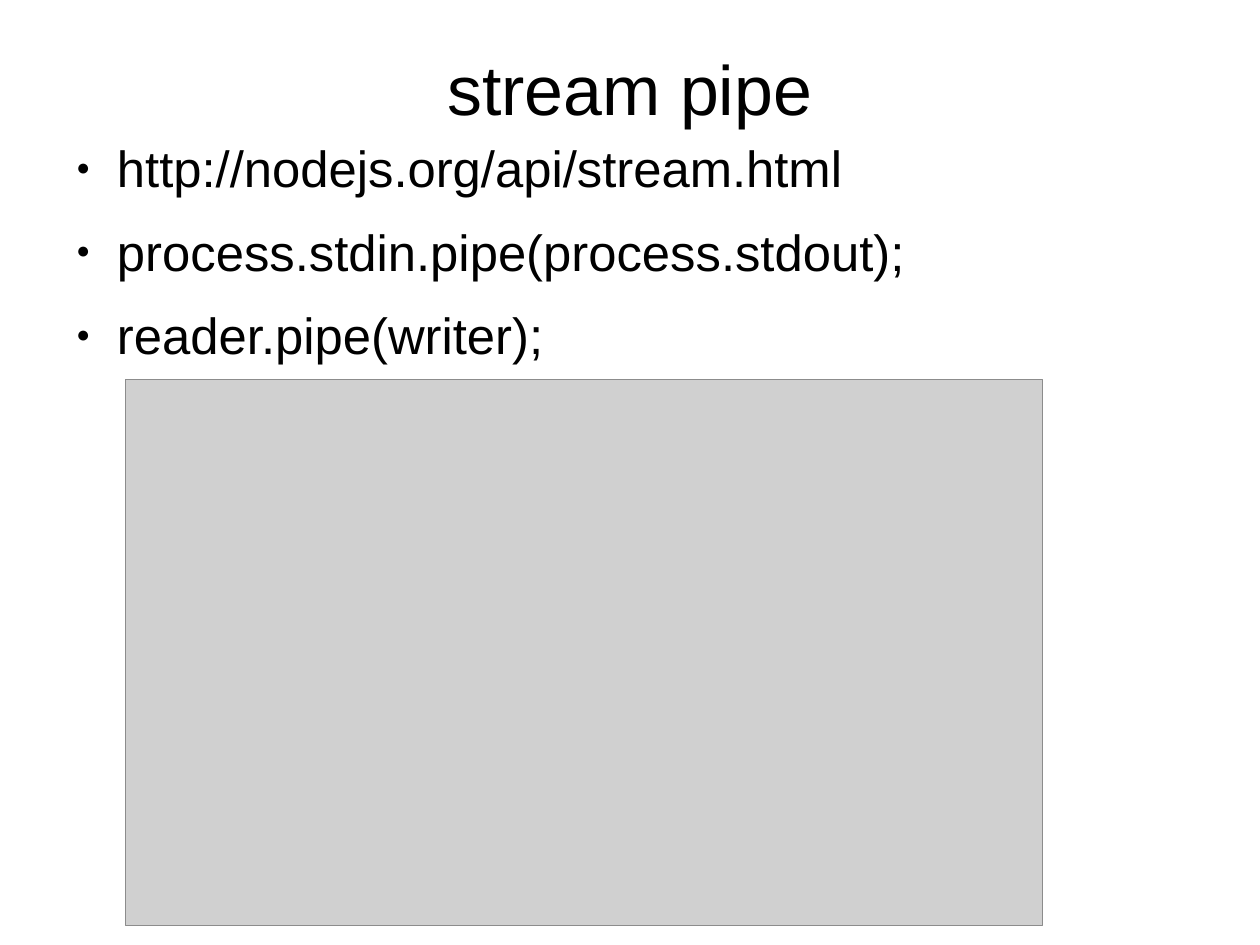
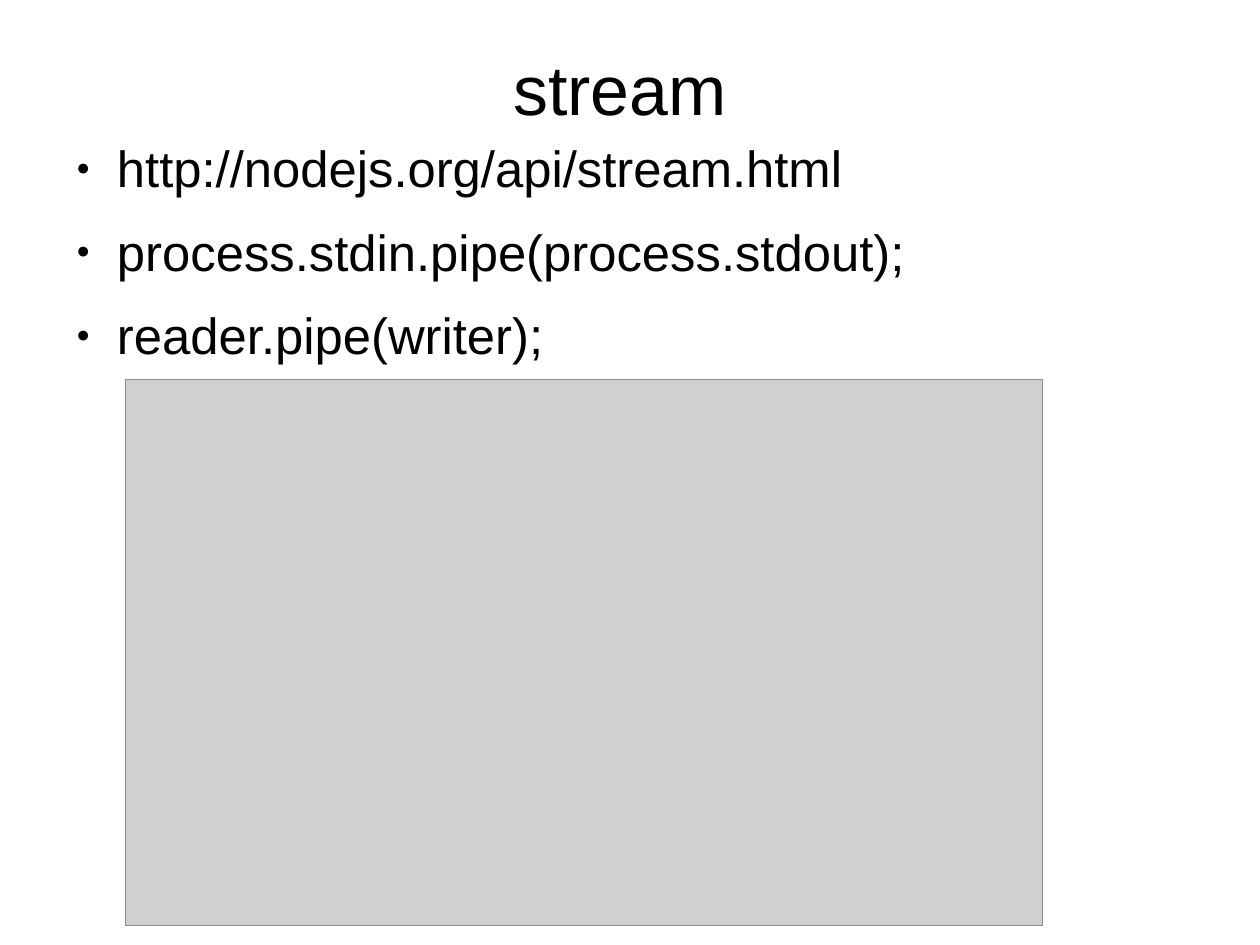
Before and after one commit to dongyuwei/frontend-utils, a slide deck: slide 8 of nodejs-web-dev-demo/nodejs-web-dev.odp (slide 6 before the commit). Drawn at 1260x945 pixels with LibreOffice and Linux fonts; fonts in the diff are those of the drawing; grey boxes stand for pictures. Boxes give left, top, right and bottom in pixels: in the first picture for what was removed or moved away, otherwise in the second. Text is boxed around its words. In the diff, an @@ line names an element or a change of style, - is before the commit and + after.

```diff
--- a/nodejs-web-dev-demo/nodejs-web-dev.odp
+++ b/nodejs-web-dev-demo/nodejs-web-dev.odp
@@ title at (513, 70, 726, 116): text changed @@
-stream pipe
+stream
```
Also in this commit, not shown: 6 slides added, 1 slide removed, 2 other files.
